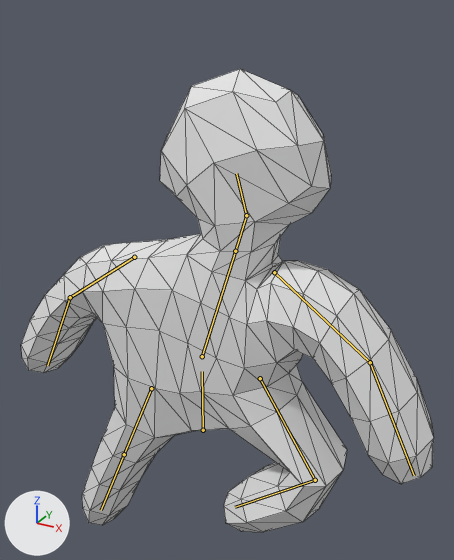
The glTF model models/parkour_guy.glb, before and after one commit.
The view is the same before and after, from a 50 mm lens placed at (1.24, -2.03, 1.27), pointed at (0.04, 0.16, 0.17). Every picture has the same lights, and +X, +Y and +Z are marked at lower left. The picture after the commit comes second. Both versions are drawn at frame 0 of the action 'up'; the numbers are the values there. The bones that bend it are drawn over the model as lines. Mesh edges are drawn as thin lines.

Names of what the first picture shows: 'ParkourGuy'.
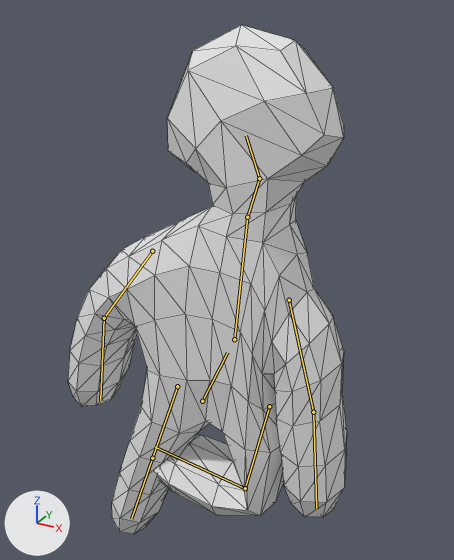
Changed parts and their boxes [x1, y1, x2, y2] in the pictures (454 x 560 px):
'ParkourGuy', posed (32% narrower, 10% taller)
    before: [21, 69, 434, 532]
    after: [68, 25, 347, 534]
bone 'root', root to tip
    before: (203, 430) to (202, 371)
    after: (202, 401) to (227, 352)
bone 'back', root to tip
    before: (202, 356) to (235, 251)
    after: (234, 339) to (247, 217)
bone 'neck', root to tip
    before: (235, 251) to (246, 215)
    after: (247, 217) to (259, 178)
bone 'head', root to tip
    before: (246, 215) to (236, 173)
    after: (259, 178) to (246, 135)
bone 'upper_arm.r', root to tip
    before: (274, 272) to (370, 362)
    after: (289, 300) to (313, 412)
bone 'lower_arm.r', root to tip
    before: (370, 362) to (414, 475)
    after: (313, 412) to (316, 508)
bone 'upper_arm.l', root to tip
    before: (134, 257) to (70, 297)
    after: (152, 251) to (104, 318)
bone 'thigh.r', root to tip
    before: (260, 378) to (315, 480)
    after: (269, 406) to (245, 488)
bone 'thigh.l', root to tip
    before: (151, 388) to (124, 454)
    after: (177, 386) to (152, 458)

What changed in the scene script:
```text
Change bone_root:
    where bone_root = bpy.data.objects['Armature'].pose.bones['root']
    bone_root.location: (0.0, 0.0, 0.0) -> (0.0, 0.16, 0.0)
    bone_root.rotation_quaternion: (1.0, 0.0, 0.0, 0.0) -> (0.978, 0.0, 0.0, -0.21)  # degrees (0, 0, 0) -> degrees (0, 0, -24)
Change bone_back:
    where bone_back = bpy.data.objects['Armature'].pose.bones['back']  # child of 'root'
    bone_back.rotation_quaternion: (0.989, 0.0, 0.0, -0.15) -> (0.987, 0.0, 0.0, 0.161)  # degrees (0, 0, -17) -> degrees (0, 0, 19)
Change bone_neck:
    where bone_neck = bpy.data.objects['Armature'].pose.bones['neck']  # child of 'back'
    bone_neck.rotation_quaternion: (1.0, 0.0, 0.0, 0.0) -> (0.995, 0.0, 0.0, -0.099)  # degrees (0, 0, 0) -> degrees (0, 0, -11)
Change bone_head:
    where bone_head = bpy.data.objects['Armature'].pose.bones['head']  # child of 'neck'
    bone_head.rotation_quaternion: (0.959, 0.0, 0.0, 0.284) -> (0.945, 0.0, 0.0, 0.326)  # degrees (0, 0, 33) -> degrees (0, 0, 38)
Change bone_upper_arm_r:
    where bone_upper_arm_r = bpy.data.objects['Armature'].pose.bones['upper_arm.r']  # child of 'back'
    bone_upper_arm_r.location: (0.0, -0.2, 0.062) -> (0.0, 0.045, 0.208)
    bone_upper_arm_r.rotation_quaternion: (0.954, -0.3, 0.0, 0.0) -> (0.99, 0.142, 0.0, 0.0)  # degrees (-35, 0, 0) -> degrees (16, 0, 0)
Change bone_lower_arm_r:
    where bone_lower_arm_r = bpy.data.objects['Armature'].pose.bones['lower_arm.r']  # child of 'upper_arm.r'
    bone_lower_arm_r.rotation_quaternion: (1.0, 0.0, 0.0, 0.0) -> (0.987, -0.16, 0.0, 0.0)  # degrees (0, 0, 0) -> degrees (-18, 0, 0)
Change bone_upper_arm_l:
    where bone_upper_arm_l = bpy.data.objects['Armature'].pose.bones['upper_arm.l']  # child of 'back'
    bone_upper_arm_l.location: (0.0, 0.161, 0.013) -> (0.0, 0.157, 0.024)
    bone_upper_arm_l.rotation_quaternion: (1.0, 0.0, 0.0, 0.0) -> (0.999, 0.049, 0.0, 0.0)  # degrees (0, 0, 0) -> degrees (6, 0, 0)
Change bone_thigh_r:
    where bone_thigh_r = bpy.data.objects['Armature'].pose.bones['thigh.r']  # child of 'root'
    bone_thigh_r.location: (0.0, -0.228, 0.0) -> (0.0, -0.073, 0.015)
    bone_thigh_r.rotation_quaternion: (0.96, -0.281, 0.0, 0.0) -> (0.995, -0.102, 0.0, 0.0)  # degrees (-33, 0, 0) -> degrees (-12, 0, 0)
Change bone_thigh_l:
    where bone_thigh_l = bpy.data.objects['Armature'].pose.bones['thigh.l']  # child of 'root'
    bone_thigh_l.location: (0.0, 0.0, 0.0) -> (0.0, 0.158, 0.147)
    bone_thigh_l.rotation_quaternion: (0.98, -0.2, 0.0, 0.0) -> (-0.999, -0.043, 0.0, 0.0)  # degrees (-23, 0, 0) -> degrees (5, 0, 0)
```
